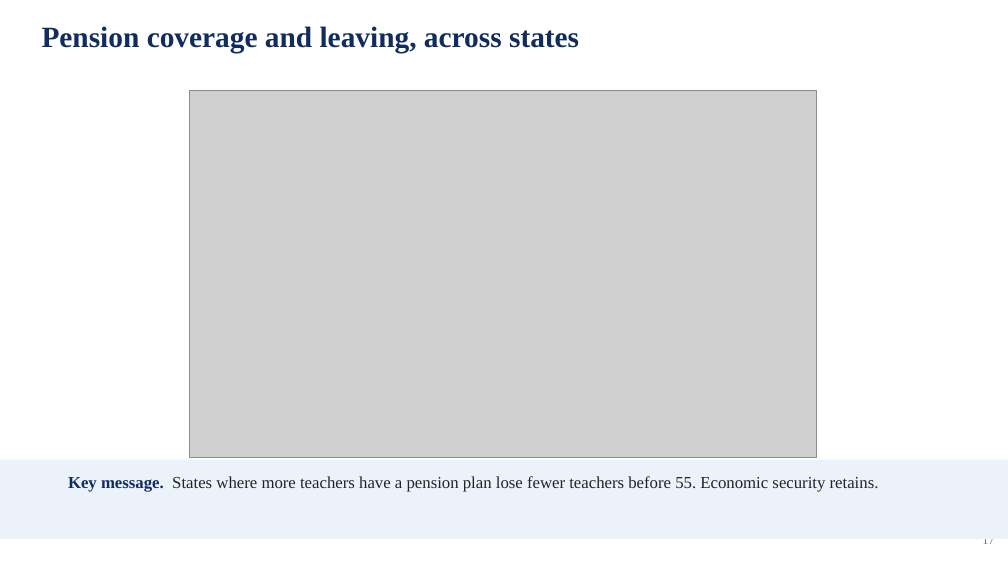
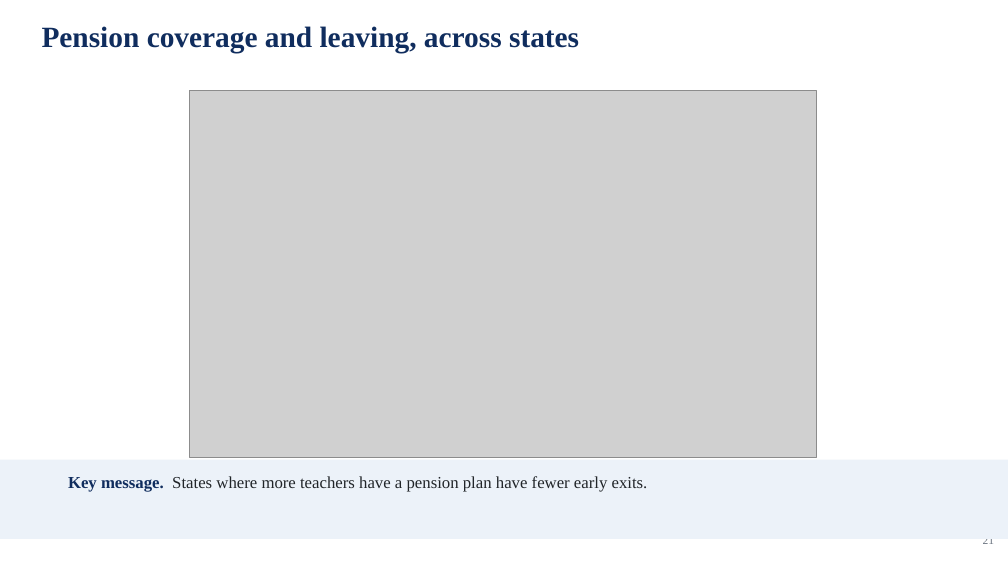
Before and after one commit to jedr1-ship-it/Alternative-Pathways----Quant, a slide deck: slide 21 of report/data_cluster/Proyect_US_policy.pptx (slide 17 before the commit). Drawn at 1008x567 pixels with LibreOffice and Linux fonts; fonts in the diff are those of the drawing; grey boxes stand for pictures. Boxes give left, top, right and bottom in pixels: in the first picture for what was removed or moved away, otherwise in the second. Text is boxed around its words. In the diff, an @@ line names an element or a change of style, - is before the commit and + after.

```diff
--- a/report/data_cluster/Proyect_US_policy.pptx
+++ b/report/data_cluster/Proyect_US_policy.pptx
@@ text at bbox=[68, 476, 648, 492]: text changed @@
-Key message. States where more teachers have a pension plan lose fewer teachers before 55. Economic security retains.
+Key message. States where more teachers have a pension plan have fewer early exits.
@@ text at bbox=[983, 539, 995, 544]: text changed @@
-17
+21
```
Also in this commit, not shown: 13 other slides changed, 11 slides added, 4 slides removed, 1 other file.
